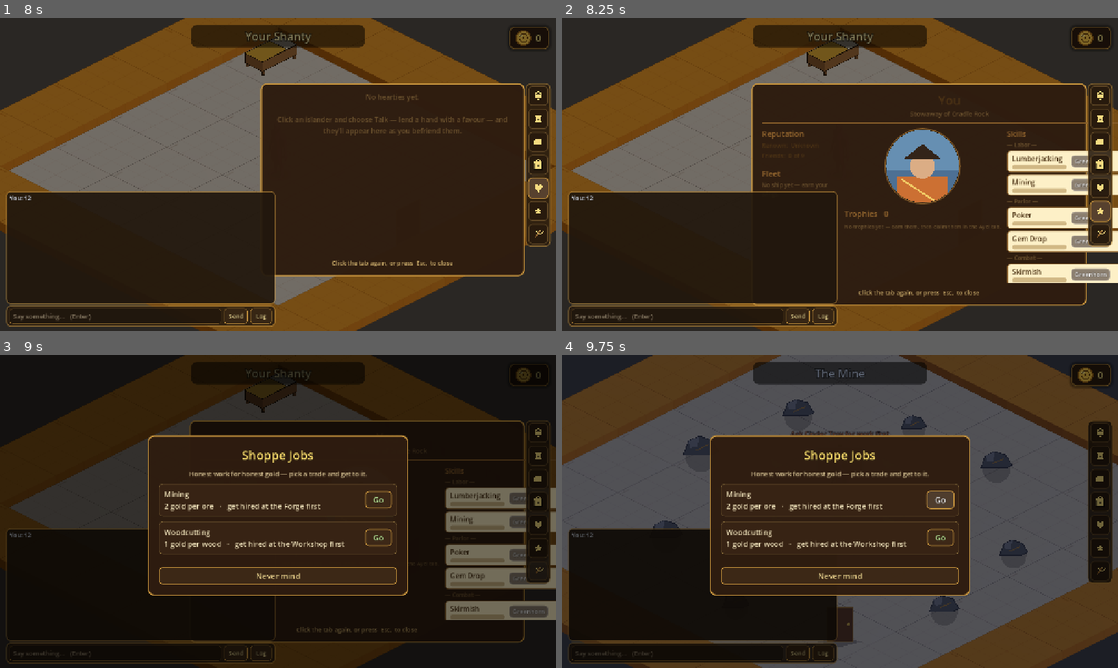
Above: before the commit, frames 1-4 (two rows, left to right).
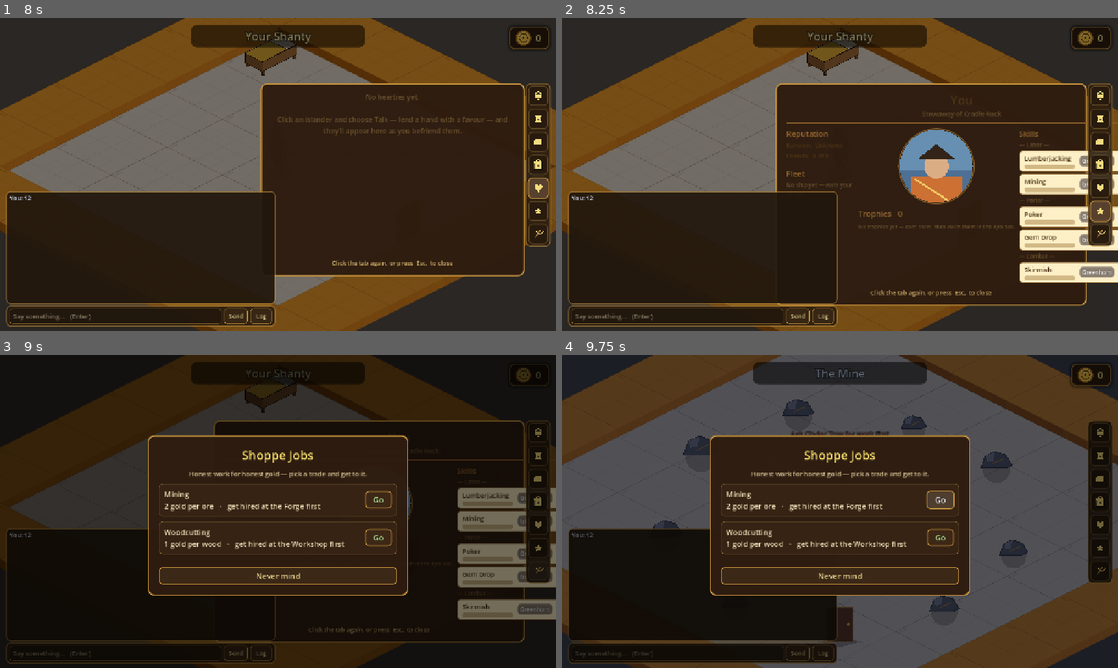
Above: after the commit, the same moments.

Repository: TairoyZone/shivaliva-shanty
Game: Godot game, scene res://main.tscn
The game is run twice, just before and just after one commit, with the same random seed, the same clock (stepped at 60 frames per second) and the same inputs.
Inputs (mouse positions are in pixels of both pictures, inside the frame that each line leads up to):
- Up to frame 1 (8 s): click "New Game" at 0.5 s; click "Let's get to it" at 1.25 s; click (116, 315) at 2.02 s; type "12" at 2.1 s; click "Send" at 2.75 s; click "Log" at 3.5 s; click "0" at 4.25 s; click (539, 118) at 5.02 s; click (539, 143) at 5.77 s; click (539, 165) at 6.52 s; click (539, 187) at 7.27 s
- Up to frame 2 (8.25 s): click (1101, 212) at 8.02 s
- Up to frame 3 (9 s): click (539, 570) at 8.75 s
- Up to frame 4 (9.75 s): click "Go" at 9.5 s

Frame 1 is identical in both runs. In frame 2, 7.7% of the frame differs, in the area x 34-100%, y 20-92%; in frame 3, 2.8%; in frame 4, nothing differs.

Commit message:
fix(profile): shrink the Profile tab footprint so the Skills column stops clipping
The Profile/Standings view demanded ~716-724px across its 3 columns, just over the user-panel content
width, so the right (Skills) column + 'Greenhorn' tier badges were cut off at the panel edge. Tightened the
column min-widths (176/212/300 → 156/180/272), trimmed the gap, narrowed the tier badge + best-score cell,
and set the skill name to clip_text so a long name can never force the card wider than its column. Footprint
now ~628px min with slack — fits the panel cleanly. Verified: scan parses clean.

Co-Authored-By: Claude Opus 4.8 (1M context) <noreply@anthropic.com>

Diff:
--- a/interface/profile_panel/profile_panel.gd
+++ b/interface/profile_panel/profile_panel.gd
@@ -43,7 +43,7 @@
 	# none of that can execute against editor state.
 	if Engine.is_editor_hint():
 		return
-	custom_minimum_size = Vector2(724.0, 440.0)
+	custom_minimum_size = Vector2(668.0, 440.0)
 	var scroll : ScrollContainer = ScrollContainer.new()
 	scroll.set_anchors_preset(Control.PRESET_FULL_RECT)
 	scroll.horizontal_scroll_mode = ScrollContainer.SCROLL_MODE_DISABLED
@@ -67,7 +67,7 @@
 	rule.custom_minimum_size = Vector2(0, 2)
 	_root.add_child(rule)
 	var cols : HBoxContainer = HBoxContainer.new()
-	cols.add_theme_constant_override("separation", 14)
+	cols.add_theme_constant_override("separation", 10)
 	cols.size_flags_horizontal = Control.SIZE_EXPAND_FILL
 	_root.add_child(cols)
 	cols.add_child(_make_left_column())
@@ -116,7 +116,7 @@
 
 	var col : VBoxContainer = VBoxContainer.new()
 	col.add_theme_constant_override("separation", 4)
-	col.custom_minimum_size = Vector2(176, 0)
+	col.custom_minimum_size = Vector2(156, 0)
 
 	col.add_child(_section_label("Reputation"))
 	var cast : Array[NpcPersonality] = NpcRegistry.all()
@@ -168,7 +168,7 @@
 
 	var col : VBoxContainer = VBoxContainer.new()
 	col.add_theme_constant_override("separation", 8)
-	col.custom_minimum_size = Vector2(212, 0)
+	col.custom_minimum_size = Vector2(180, 0)
 
 	# Framed avatar.
 	var frame : PanelContainer = PanelContainer.new()
@@ -257,7 +257,7 @@
 	var col : VBoxContainer = VBoxContainer.new()
 	col.add_theme_constant_override("separation", 4)
 	col.size_flags_horizontal = Control.SIZE_EXPAND_FILL
-	col.custom_minimum_size = Vector2(300, 0)
+	col.custom_minimum_size = Vector2(272, 0)
 	col.add_child(_section_label("Skills"))
 	for group in SKILL_GROUPS:
 		col.add_child(_category_label(String(group["label"])))
@@ -299,8 +299,9 @@
 	row.add_child(col)
 	var name_label : Label = Label.new()
 	name_label.text = display_name
-	name_label.add_theme_font_size_override("font_size", 16)
+	name_label.add_theme_font_size_override("font_size", 15)
 	name_label.add_theme_color_override("font_color", COLOR_INK)
+	name_label.clip_text = true   # never let a long skill name force the card wider than its column (overflow → clip)
 	col.add_child(name_label)
 	col.add_child(_make_progress_bar(ratio))
 
@@ -309,7 +310,7 @@
 	best_label.text = "—" if best <= 0 else str(best)
 	best_label.add_theme_font_size_override("font_size", 16)
 	best_label.add_theme_color_override("font_color", COLOR_INK_SOFT)
-	best_label.custom_minimum_size = Vector2(40, 0)
+	best_label.custom_minimum_size = Vector2(30, 0)
 	best_label.horizontal_alignment = HORIZONTAL_ALIGNMENT_RIGHT
 	best_label.vertical_alignment = VERTICAL_ALIGNMENT_CENTER
 	row.add_child(best_label)
@@ -365,16 +366,16 @@
 	s.border_color = c.lightened(0.22)
 	s.set_border_width_all(2)
 	s.set_corner_radius_all(8)
-	s.content_margin_left = 8
-	s.content_margin_right = 8
+	s.content_margin_left = 6
+	s.content_margin_right = 6
 	s.content_margin_top = 4
 	s.content_margin_bottom = 4
 	badge.add_theme_stylebox_override("panel", s)
-	badge.custom_minimum_size = Vector2(82, 0)
+	badge.custom_minimum_size = Vector2(72, 0)
 	badge.size_flags_vertical = Control.SIZE_SHRINK_CENTER
 	var label : Label = Label.new()
 	label.text = tier_name
-	label.add_theme_font_size_override("font_size", 14)
+	label.add_theme_font_size_override("font_size", 13)
 	label.add_theme_color_override("font_color", Color(1, 1, 1, 0.96))
 	label.add_theme_color_override("font_outline_color", Color(0, 0, 0, 0.7))
 	label.add_theme_constant_override("outline_size", 3)
